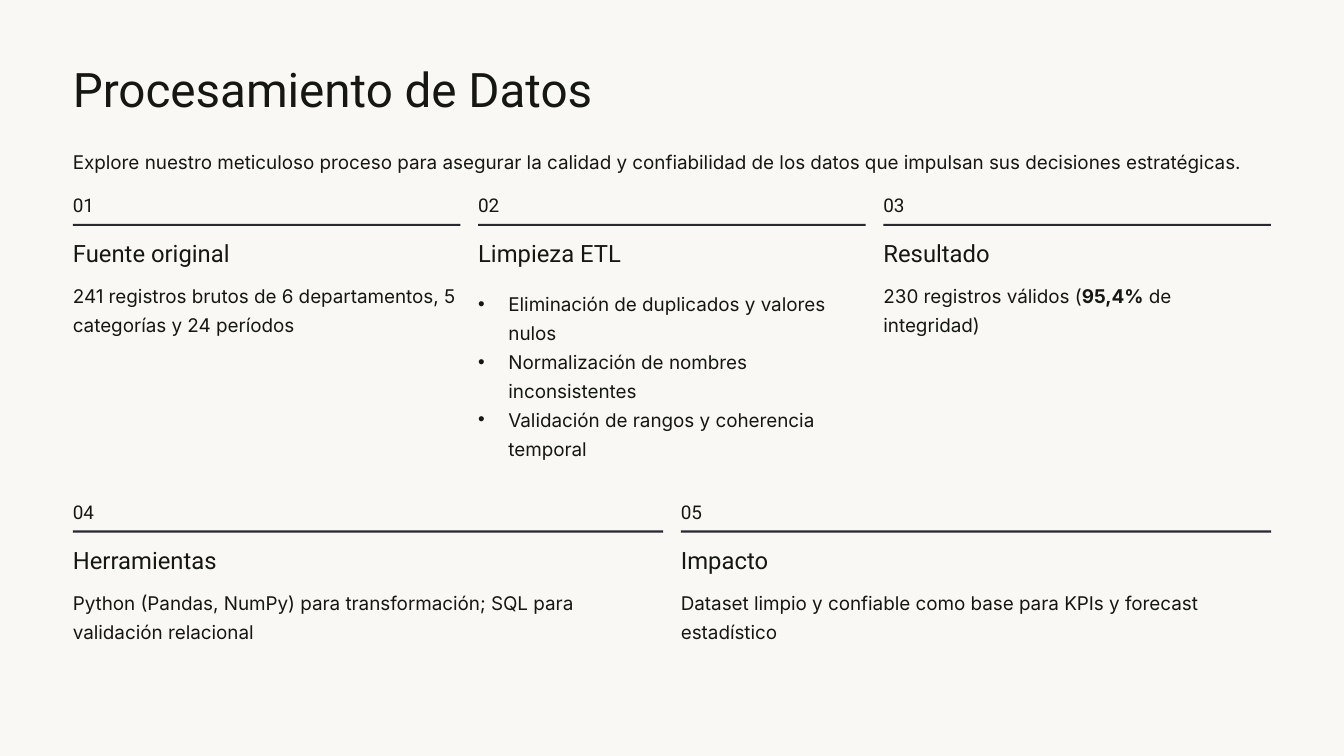
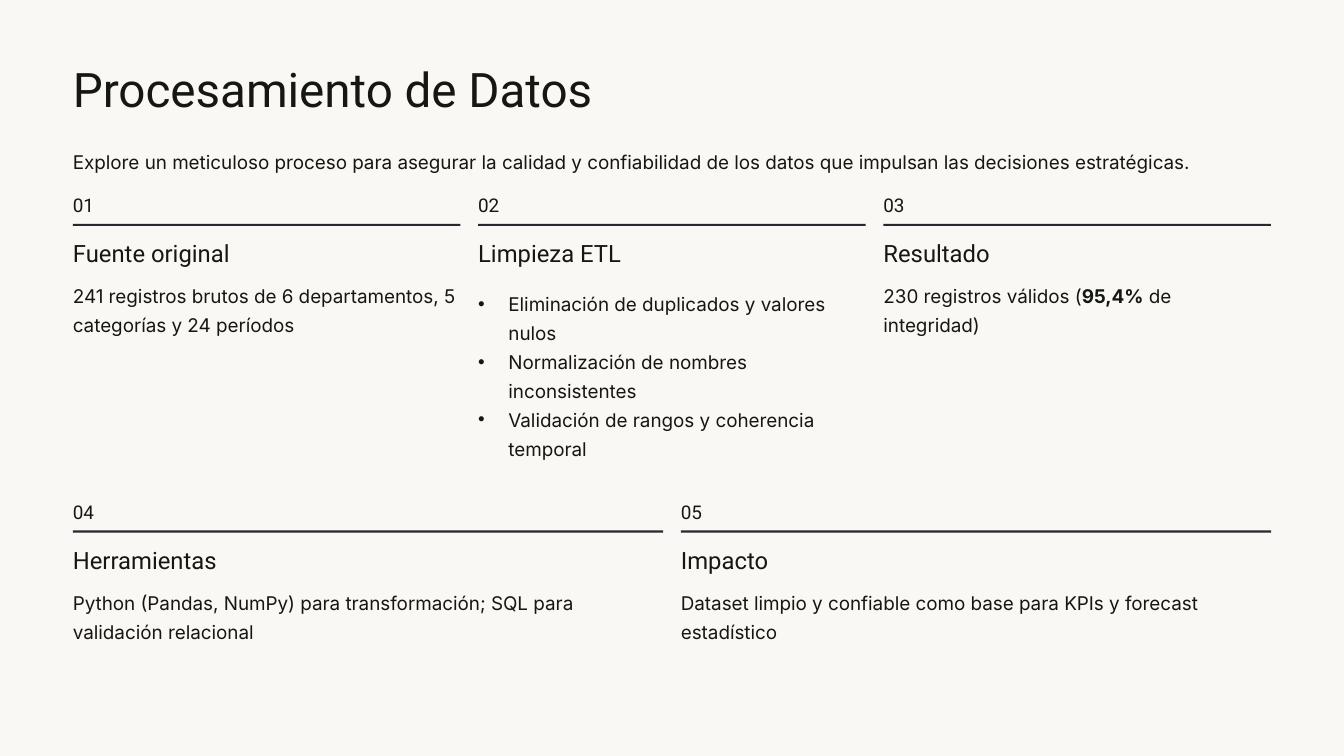
Before and after one commit to MFerman17/Proyecto-final_Control_Presupuestario-NEW-WORLD-TELECOM, a slide deck: slide 3 of NEW-WORLD-TELECOM.pptx. Drawn at 1344x756 pixels with LibreOffice and Linux fonts; fonts in the diff are those of the drawing; background and template pictures are left out. Boxes give left, top, right and bottom in pixels: in the first picture for what was removed or moved away, otherwise in the second. Text is boxed around its words. In the diff, an @@ line names an element or a change of style, - is before the commit and + after.

Commit message:
cambios

```diff
--- a/NEW-WORLD-TELECOM.pptx
+++ b/NEW-WORLD-TELECOM.pptx
@@ text at (73,154,1190,173): text changed @@
-Explore nuestro meticuloso proceso para asegurar la calidad y confiabilidad de los datos que impulsan sus decisiones estratégicas.
+Explore un meticuloso proceso para asegurar la calidad y confiabilidad de los datos que impulsan las decisiones estratégicas.
```
